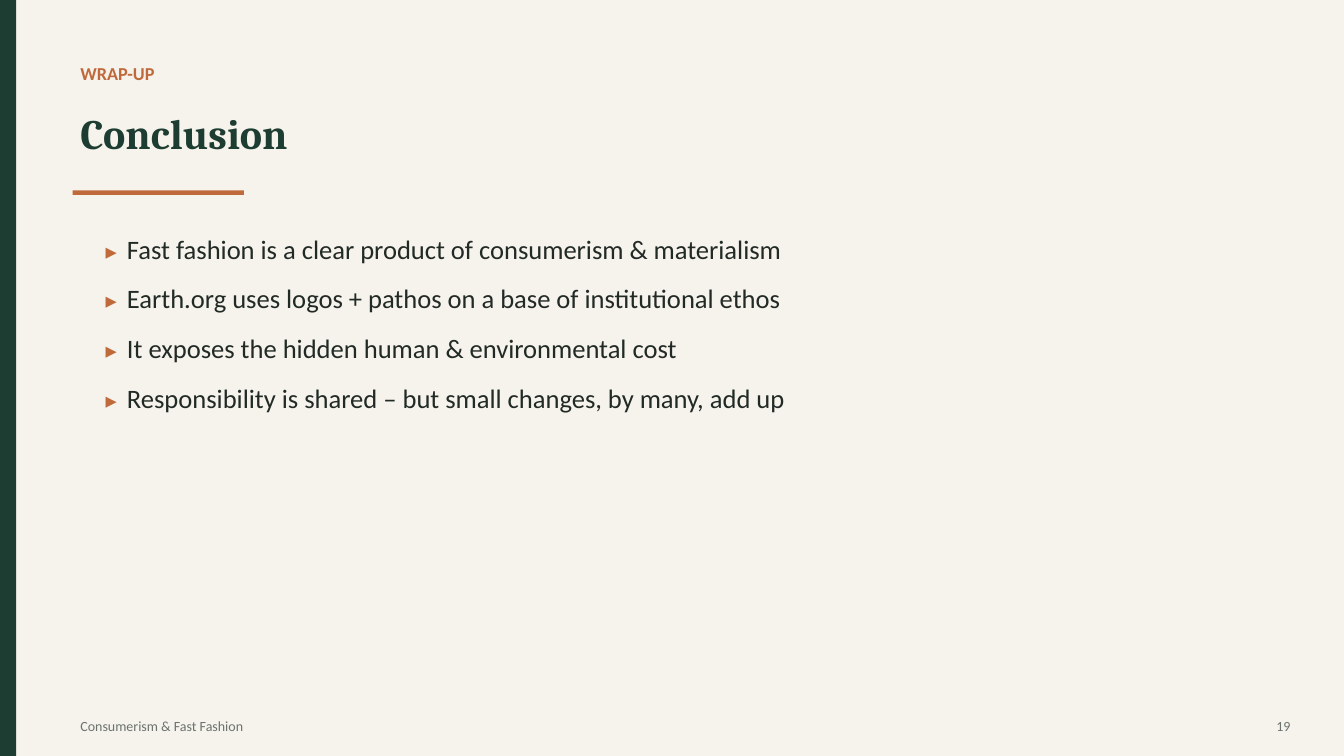
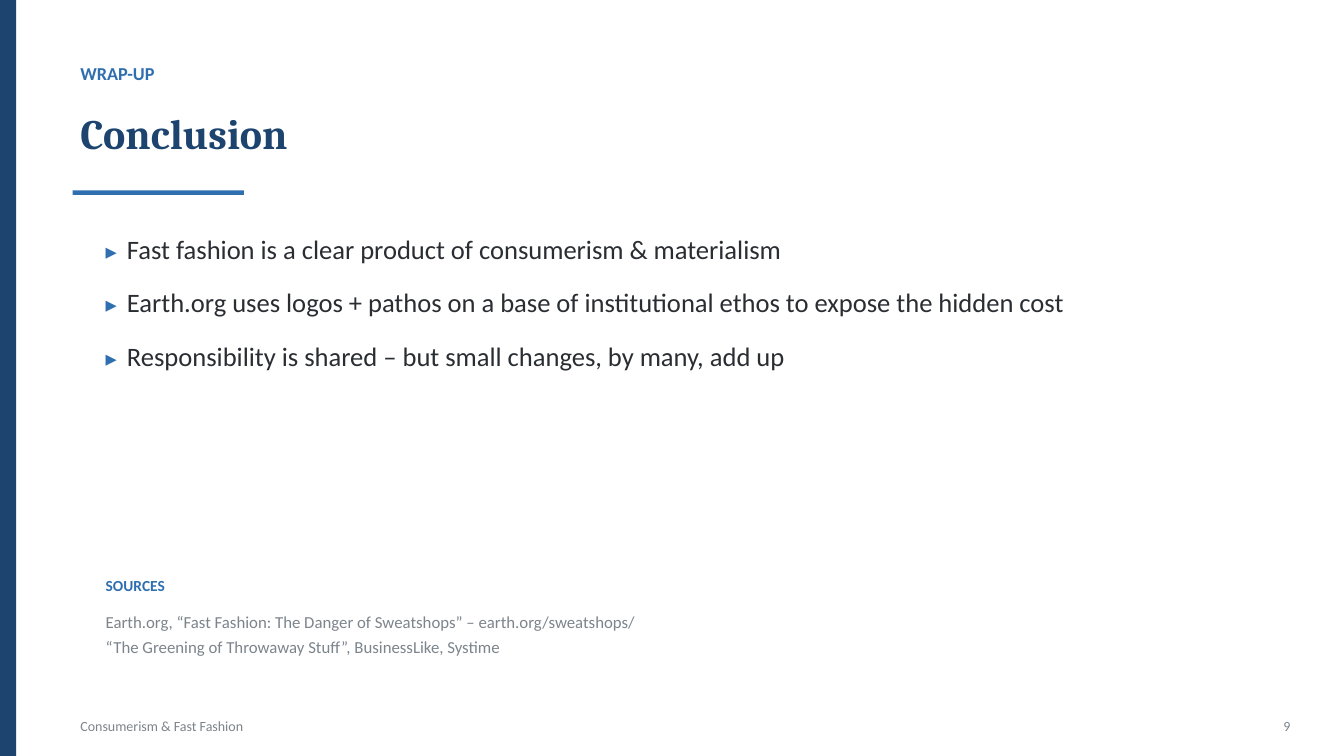
Before and after one commit to fdsh75qs9z-ui/MssAtelier, a slide deck: slide 9 of fast-fashion-presentation/Fast_Fashion_Presentation.pptx (slide 19 before the commit). Drawn at 1344x756 pixels with LibreOffice and Linux fonts; fonts in the diff are those of the drawing. Boxes give left, top, right and bottom in pixels: in the first picture for what was removed or moved away, otherwise in the second. Text is boxed around its words. In the diff, an @@ line names an element or a change of style, - is before the commit and + after.

```diff
--- a/fast-fashion-presentation/Fast_Fashion_Presentation.pptx
+++ b/fast-fashion-presentation/Fast_Fashion_Presentation.pptx
@@ background #F6F3EC to #FFFFFF @@
@@ rectangle at (x1=0, y1=0, x2=16, y2=756): fill #1E3D32 to #1D446E @@
@@ text "WRAP-UP" at (x1=80, y1=68, x2=154, y2=80): text colour #C06A3C to #2F6FB0 @@
@@ text "Conclusion" at (x1=80, y1=120, x2=287, y2=150): text colour #1E3D32 to #1D446E @@
@@ rectangle at (x1=73, y1=191, x2=244, y2=195): fill #C06A3C to #2F6FB0 @@
@@ text at (x1=127, y1=240, x2=784, y2=371): text colour #C06A3C to #2F6FB0 in "▸", "▸"; text colour #222A26 to #2A2E33 in "Fast fashion is a clear product of ...", "Responsibility is shared – but small changes, ..."; line spacing 1.12 to 1.14; more space between paragraphs @@
@@ text at (x1=127, y1=293, x2=1063, y2=317): text changed; text colour #222A26 to #2A2E33 @@
-▸ Earth.org uses logos + pathos on a base of institutional ethos
-▸ It exposes the hidden human & environmental cost
+▸ Earth.org uses logos + pathos on a base of institutional ethos to expose the hidden cost
@@ text added at (x1=106, y1=581, x2=165, y2=591), 11 pt, text #2F6FB0, bold @@
+SOURCES
@@ text added at (x1=106, y1=616, x2=635, y2=656), 12 pt, text #7C848C @@
+Earth.org, “Fast Fashion: The Danger of Sweatshops” – earth.org/sweatshops/
+“The Greening of Throwaway Stuff”, BusinessLike, Systime
@@ text "Consumerism & Fast Fashion" at (x1=80, y1=721, x2=243, y2=731): text colour #6B736E to #7C848C @@
@@ text at (x1=1283, y1=722, x2=1290, y2=731): text changed; text colour #6B736E to #7C848C @@
-19
+9
```
Also in this commit, not shown: 9 other slides changed, 11 slides removed, 2 other files.
